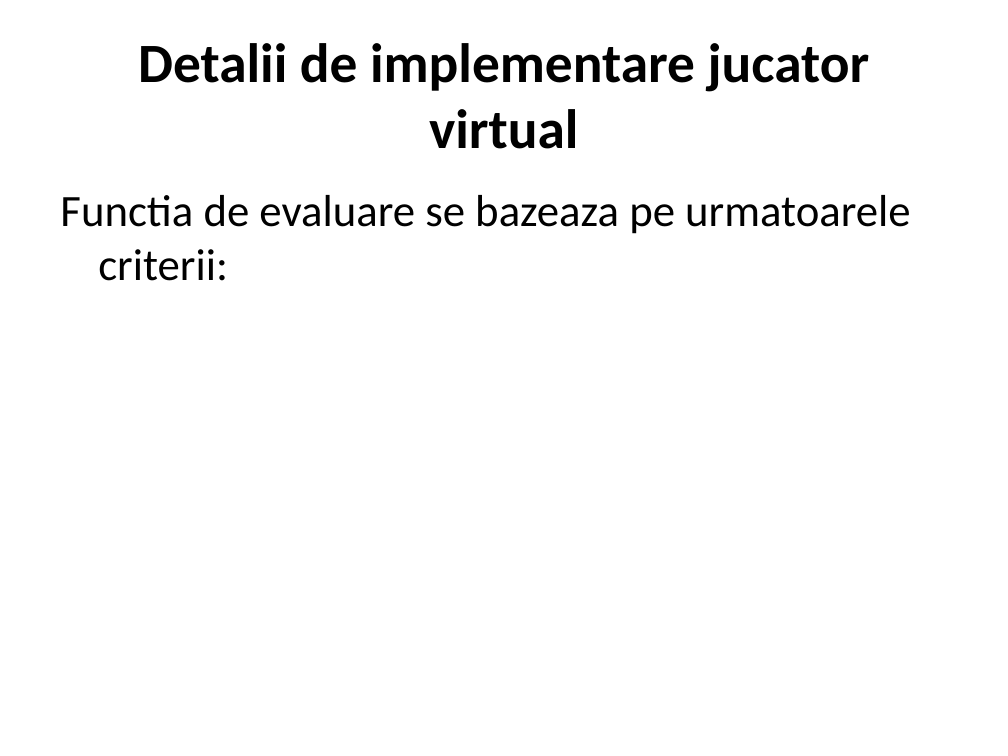
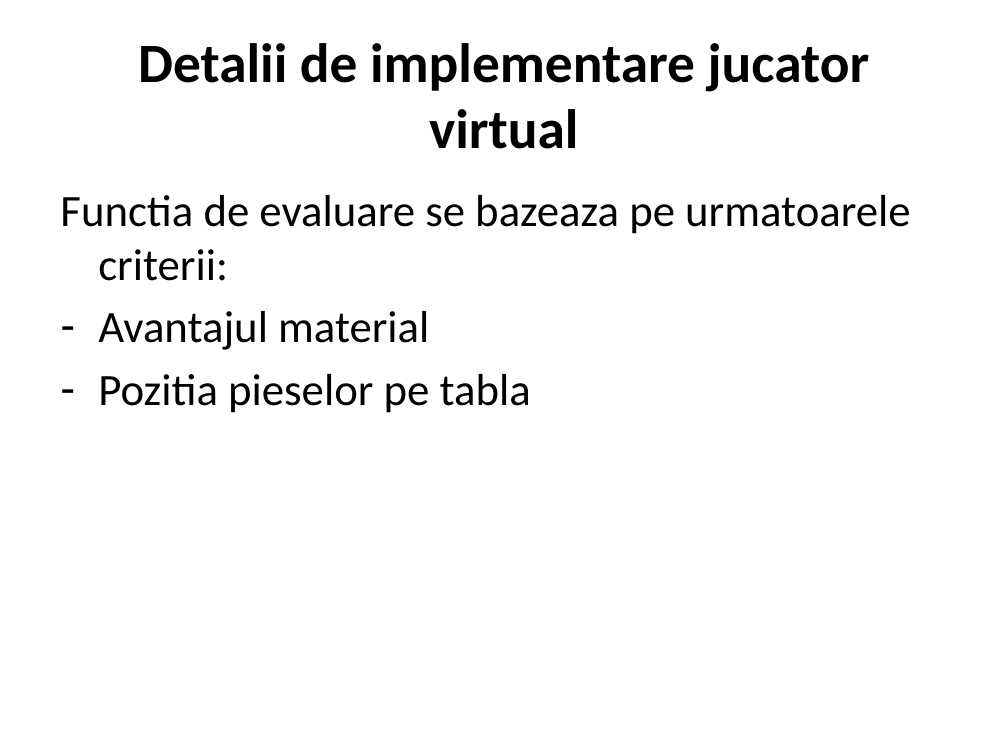
Before and after one commit to davidbalazs/chessEngine-documentation, a slide deck: slide 19 of Documentation written by me/Documente facute pentru facultate/SI_prezentare_finala.pptx. Drawn at 1008x756 pixels with LibreOffice and Linux fonts; fonts in the diff are those of the drawing; background and template pictures are left out. Boxes give left, top, right and bottom in pixels: in the first picture for what was removed or moved away, otherwise in the second. Text is boxed around its words. In the diff, an @@ line names an element or a change of style, - is before the commit and + after.

```diff
--- a/Documentation written by me/Documente facute pentru facultate/SI_prezentare_finala.pptx
+++ b/Documentation written by me/Documente facute pentru facultate/SI_prezentare_finala.pptx
@@ text at (98,311,531,413): paragraphs added @@
+– Avantajul material
+– Pozitia pieselor pe tabla
```
Also in this commit, not shown: 8 other slides changed, 2 slides removed, 9 other files.
